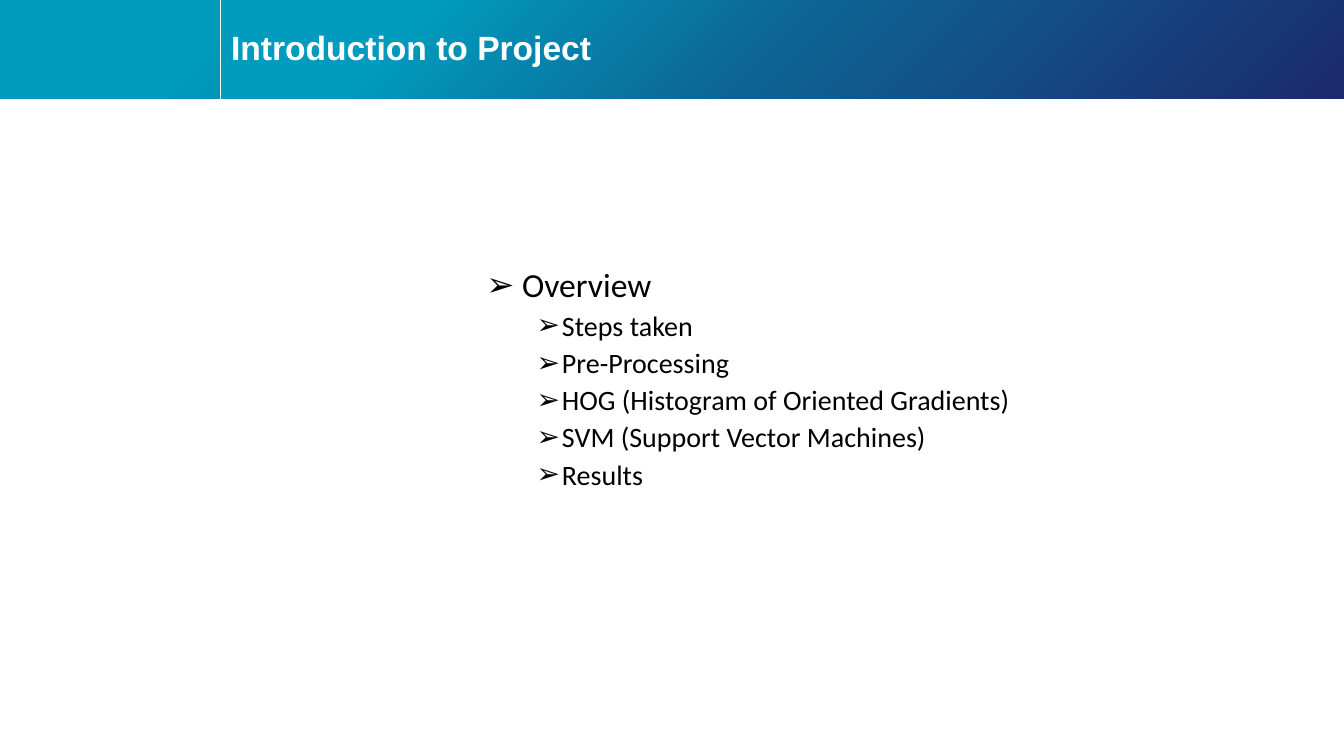
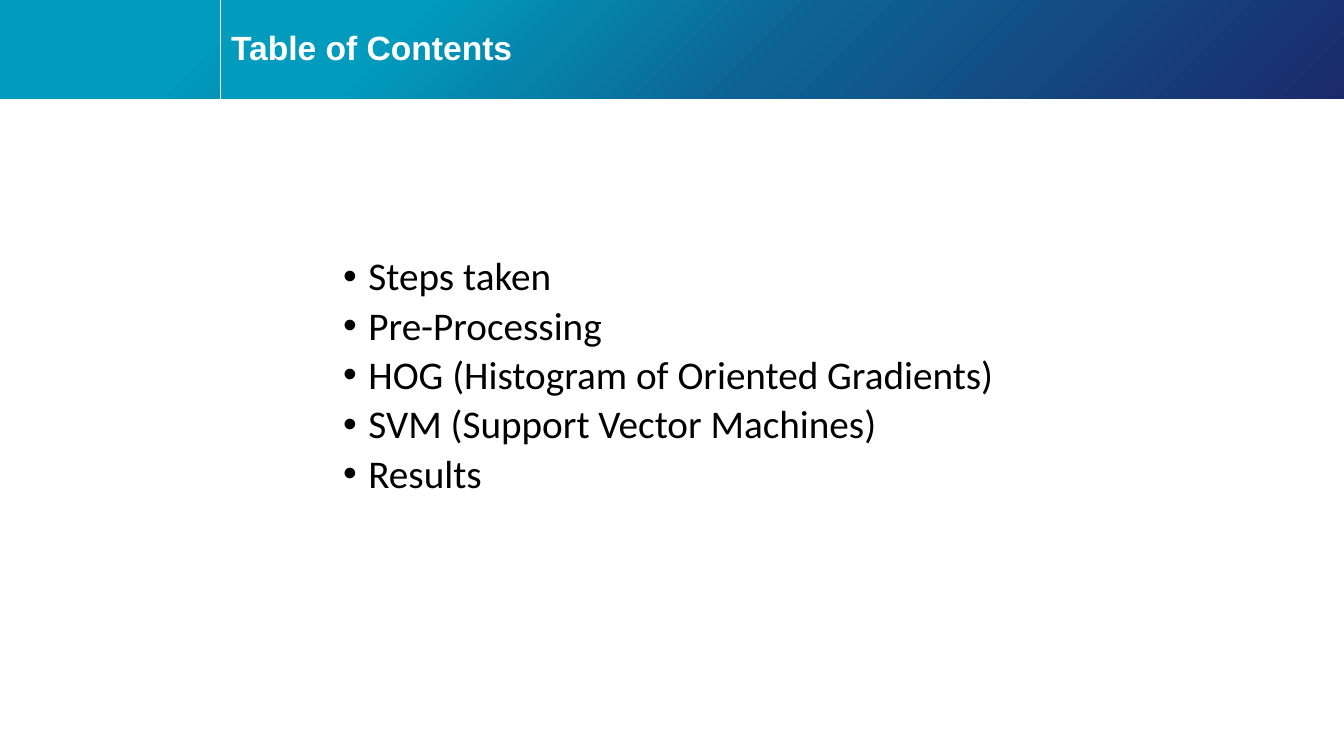
Before and after one commit to Srushanth/UoN-COMP4106-Face-Recognition-using-MATLAB, a slide deck: slide 2 of Presentation/Presentation-Sample.pptx (slide 3 before the commit). Drawn at 1344x756 pixels with LibreOffice and Linux fonts; fonts in the diff are those of the drawing; background and template pictures are left out. Boxes give left, top, right and bottom in pixels: in the first picture for what was removed or moved away, otherwise in the second. Text is boxed around its words. In the diff, an @@ line names an element or a change of style, - is before the commit and + after.

```diff
--- a/Presentation/Presentation-Sample.pptx
+++ b/Presentation/Presentation-Sample.pptx
@@ title at [231, 35, 513, 61]: text changed @@
-Introduction to Project
+Table of Contents
@@ text "Steps taken": place and size @@
-text "Steps taken" at [522, 274, 1009, 486]
+text "Steps taken" at [368, 262, 993, 489]
@@ text "Steps taken" at [368, 262, 993, 489]: size 20 to 28 pt; bullet ➢ to • @@
@@ text at [522, 274, 651, 298]: paragraph removed @@
-  ➢ Overview
```
Also in this commit, not shown: 4 other slides changed, 1 slide added, 2 slides removed, 2 other files.
